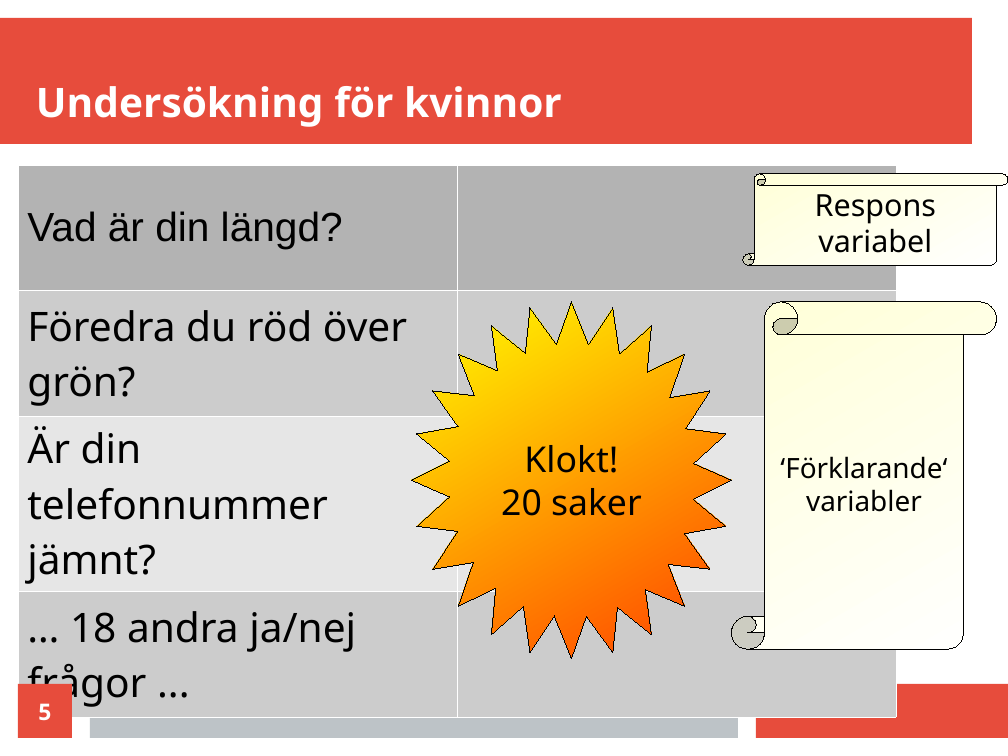
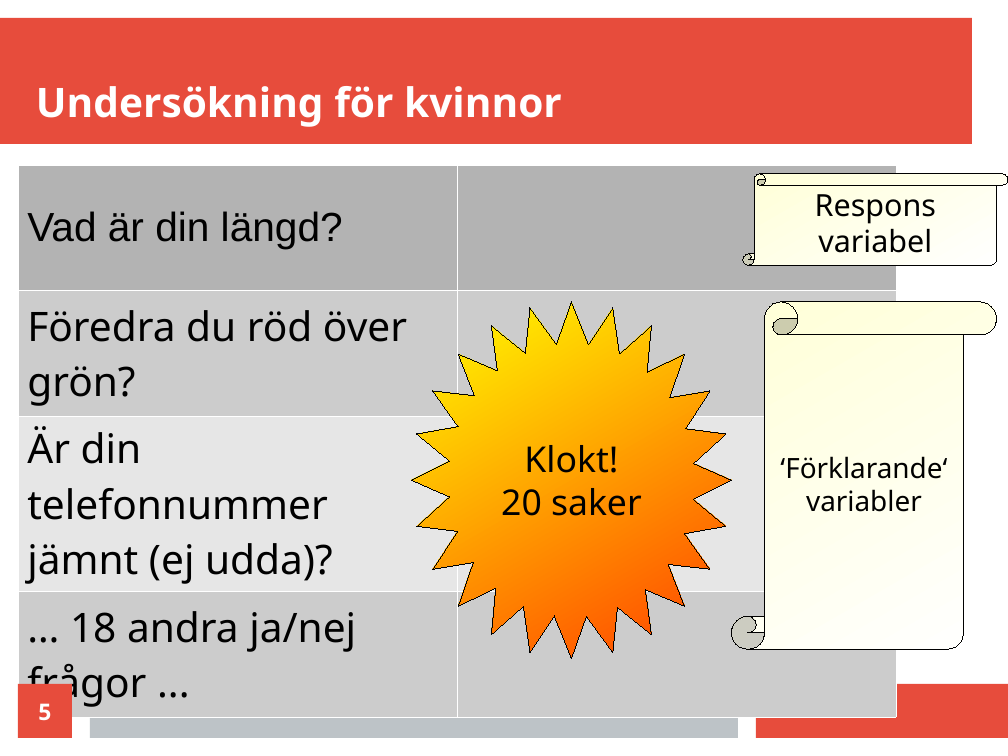
Before and after one commit to richelbilderbeek/science_fika_open_science_20250316, a slide deck: slide 5 of science_fika_talk_20250316.odp. Drawn at 1008x756 pixels with LibreOffice and Linux fonts; fonts in the diff are those of the drawing. Boxes give left, top, right and bottom in pixels: in the first picture for what was removed or moved away, otherwise in the second. Text is boxed around its words. In the diff, an @@ line names an element or a change of style, - is before the commit and + after.

```diff
--- a/science_fika_talk_20250316.odp
+++ b/science_fika_talk_20250316.odp
@@ table at box(18, 165, 896, 712) @@
-row 3, column 1: Är din telefonnummer jämnt?
+row 3, column 1: Är din telefonnummer jämnt (ej udda)?
```
Also in this commit, not shown: 11 other slides changed, 4 other files.
